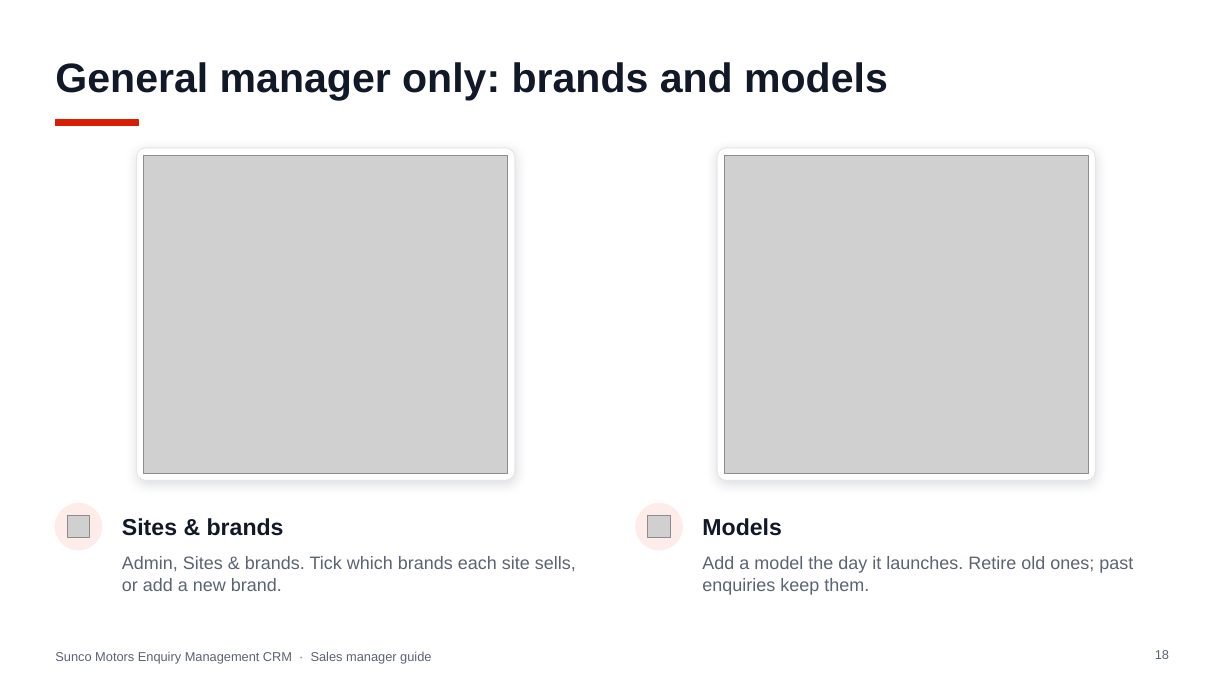
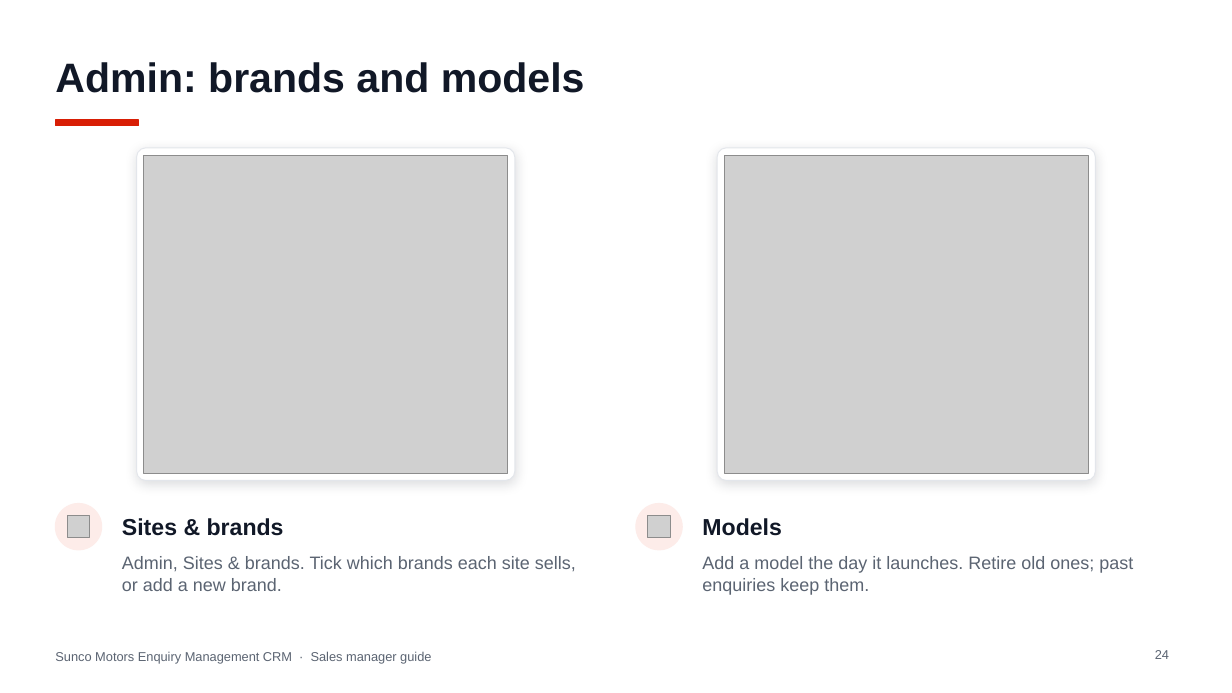
Before and after one commit to jakeeeecurran/walkin-management, a slide deck: slide 24 of docs/training/Sunco-Motors-Enquiry-CRM-Sales-Manager-Guide.pptx (slide 18 before the commit). Drawn at 1232x693 pixels with LibreOffice and Linux fonts; fonts in the diff are those of the drawing; grey boxes stand for pictures. Boxes give left, top, right and bottom in pixels: in the first picture for what was removed or moved away, otherwise in the second. Text is boxed around its words. In the diff, an @@ line names an element or a change of style, - is before the commit and + after.

```diff
--- a/docs/training/Sunco-Motors-Enquiry-CRM-Sales-Manager-Guide.pptx
+++ b/docs/training/Sunco-Motors-Enquiry-CRM-Sales-Manager-Guide.pptx
@@ title at (55, 62, 585, 93): text changed @@
-General manager only: brands and models
+Admin: brands and models
@@ page number at (1155, 650, 1169, 659): text changed @@
-18
+24
```
Also in this commit, not shown: 6 other slides changed, 6 slides added, 4 other files.
